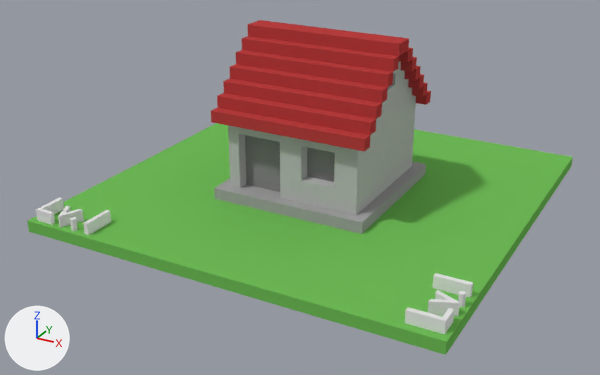
An edit to the Blender file triplebuilder_app/models/tiles.blend, drawn before and after from the same camera.
Before and after are seen from a 50 mm lens placed at (7.79, -15.26, 7.71), pointed at (-0.17, -0.79, 0.48). The axes (+X, +Y, +Z) are drawn at lower left. The lights are the same throughout.

Objects in the first picture: 'Level1', 'Text', 'Text.001'.
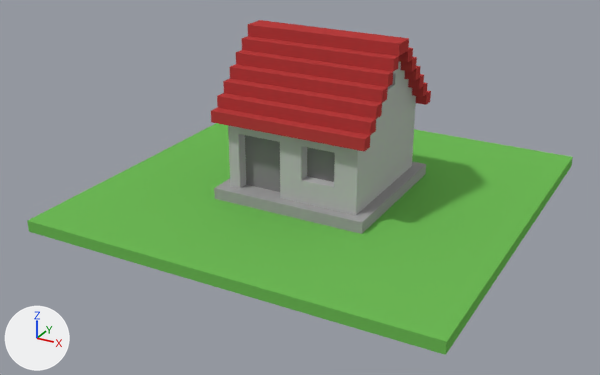
Where the newer file only moved an object's origin or applied its transform, the numbers keep the older frame.

Diff of the bpy script that builds the scene:
```diff
--- a/triplebuilder_app/models/tiles.blend.py
+++ b/triplebuilder_app/models/tiles.blend.py
@@ ob_text @@
-ob_text = bpy.data.objects.new('Text', me_text)
-ob_text.location = (-4.4, -4.4, 0.0)
@@ ob_text_001 @@
-ob_text_001 = bpy.data.objects.new('Text.001', me_text_002)
-ob_text_001.location = (4.4, -4.4, 0.0)
-ob_text_001.rotation_euler = (0.0, 0.0, 1.571)  # degrees (0, 0, 90)
```

Pixel boxes [x1, y1, x2, y2] of what changed, in the pictures (600 x 375 px):
'Text.001', deleted: before [405, 273, 473, 334]
'Text', deleted: before [36, 197, 111, 235]
